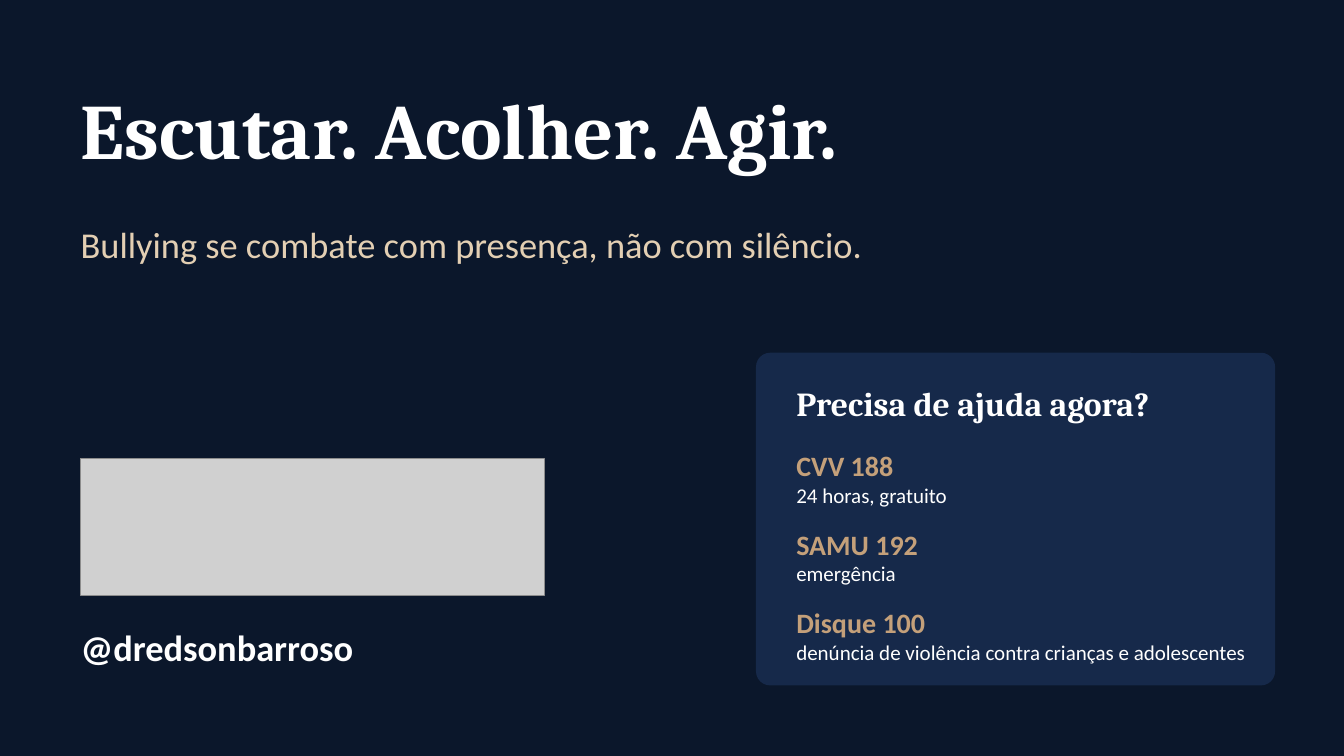
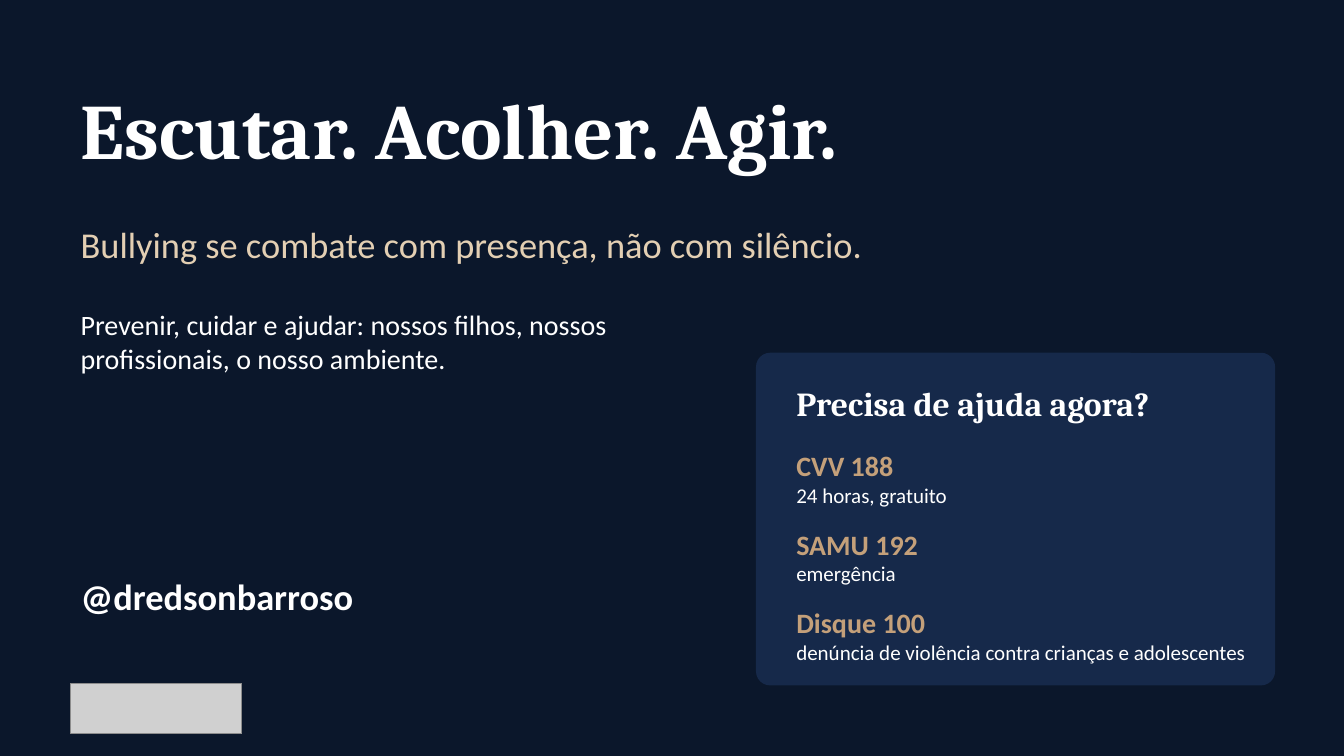
Before and after one commit to ebarroso12/ocorpoexplica, a slide deck: slide 13 of apresentacoes/bullying-saude-mental-escola.pptx. Drawn at 1344x756 pixels with LibreOffice and Linux fonts; fonts in the diff are those of the drawing; grey boxes stand for pictures. Boxes give left, top, right and bottom in pixels: in the first picture for what was removed or moved away, otherwise in the second. Text is boxed around its words. In the diff, an @@ line names an element or a change of style, - is before the commit and + after.

```diff
--- a/apresentacoes/bullying-saude-mental-escola.pptx
+++ b/apresentacoes/bullying-saude-mental-escola.pptx
@@ text added at (x1=81, y1=315, x2=606, y2=374), 20 pt, text #FFFFFF @@
+Prevenir, cuidar e ajudar: nossos filhos, nossos profissionais, o nosso ambiente.
@@ text "@dredsonbarroso" moved from (x1=81, y1=635, x2=354, y2=665) to (x1=81, y1=584, x2=354, y2=614) @@
@@ picture resized from (x1=81, y1=459, x2=544, y2=596) to (x1=71, y1=684, x2=242, y2=734) @@
```
Also in this commit, not shown: 6 other slides changed, 6 slides added, 6 slides removed, 1 other file.
